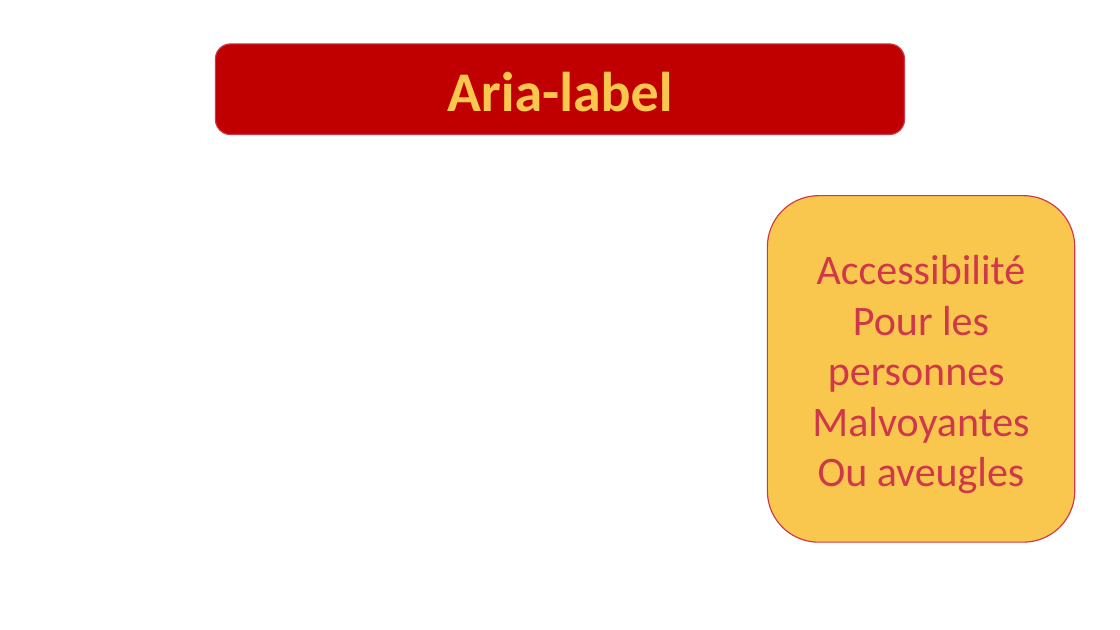
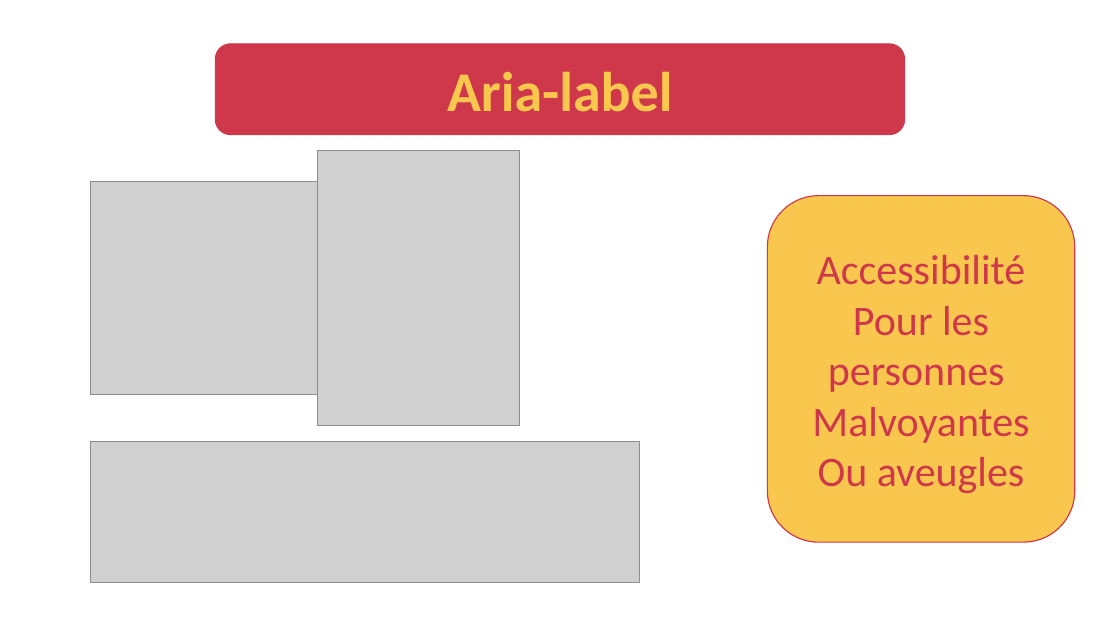
Before and after one commit to devfredgithub/CHOUETTEAGENCE, a slide deck: slide 13 of CHOUETTE AGENCE.pptx (slide 15 before the commit). Drawn at 1120x630 pixels with LibreOffice and Linux fonts; fonts in the diff are those of the drawing; grey boxes stand for pictures. Boxes give left, top, right and bottom in pixels: in the first picture for what was removed or moved away, otherwise in the second. Text is boxed around its words. In the diff, an @@ line names an element or a change of style, - is before the commit and + after.

```diff
--- a/CHOUETTE AGENCE.pptx
+++ b/CHOUETTE AGENCE.pptx
@@ rounded rectangle "Aria-label" at (215, 44, 904, 134): fill #C00000 to #CF384A @@
@@ picture added at (318, 150, 520, 425) @@
@@ picture added at (90, 181, 497, 394) @@
@@ picture added at (90, 441, 639, 582) @@
```
Also in this commit, not shown: 1 other slide changed, 2 slides removed, 2 other files.
